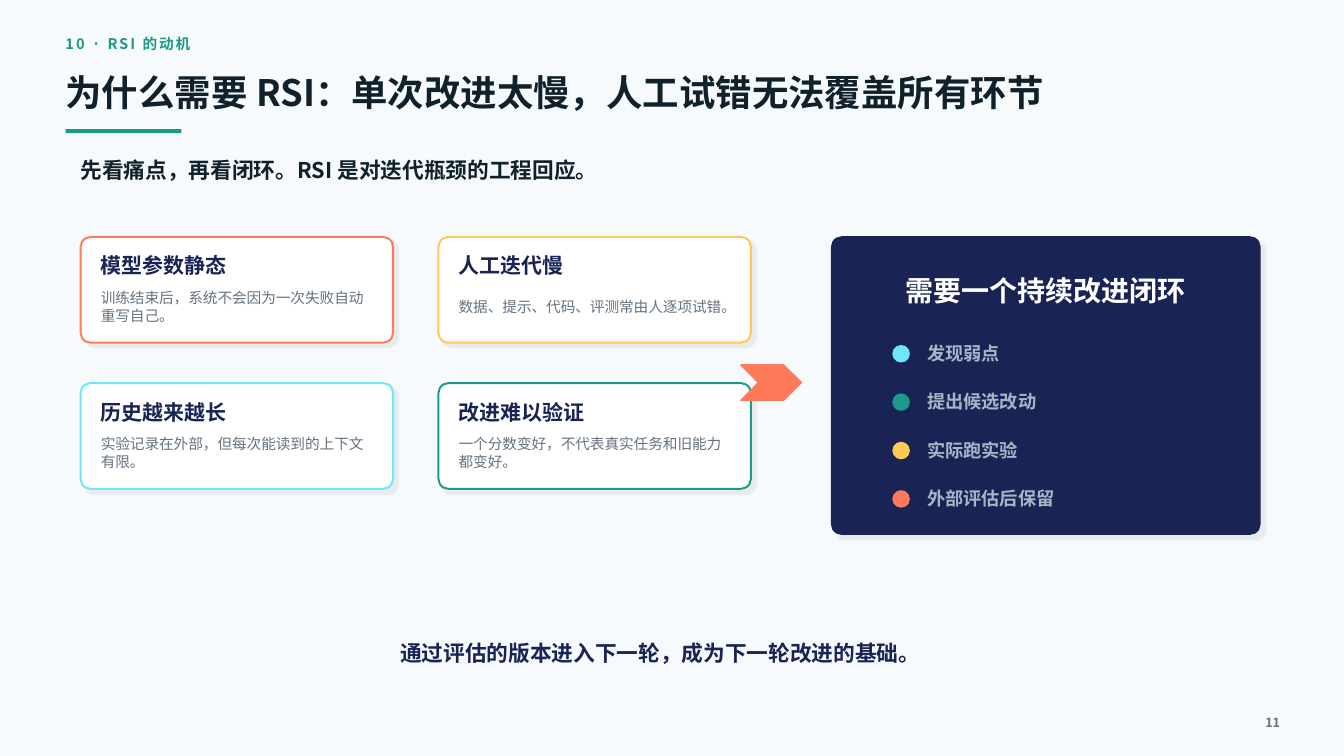
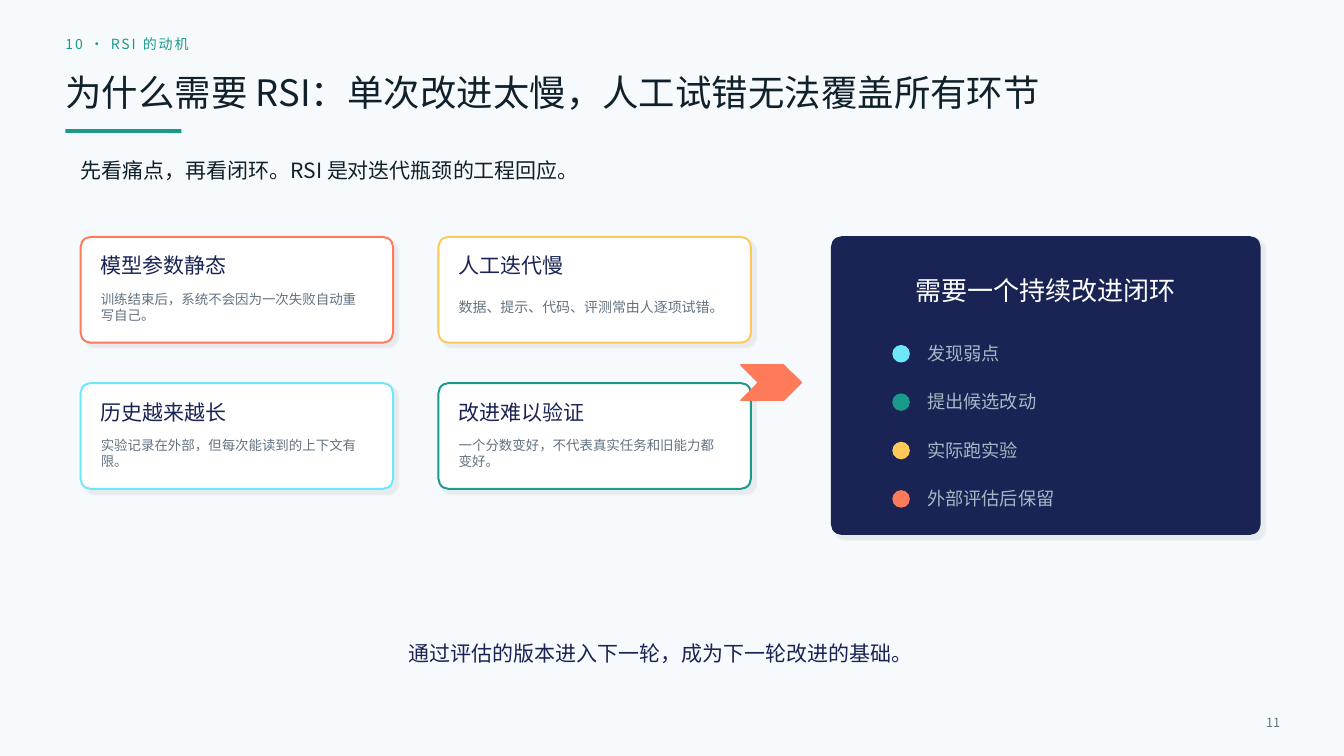
Before and after one commit to ZoMinster/ai-course, a slide deck: slide 11 of ai_from_principles_to_practice.pptx. Drawn at 1344x756 pixels with LibreOffice and Linux fonts; fonts in the diff are those of the drawing. Boxes give left, top, right and bottom in pixels: in the first picture for what was removed or moved away, otherwise in the second. Text is boxed around its words. In the diff, an @@ line names an element or a change of style, - is before the commit and + after.

```diff
--- a/ai_from_principles_to_practice.pptx
+++ b/ai_from_principles_to_practice.pptx
@@ text "10 · RSI 的动机" at (x1=65, y1=37, x2=189, y2=50): size 10.5 to 10 pt, font Noto Sans CJK JP to Noto Sans CJK SC, bold off @@
@@ text "先看痛点，再看闭环。RSI 是对迭代瓶颈的工程回应。" at (x1=81, y1=160, x2=579, y2=180): size 15.5 to 15 pt, font Noto Sans CJK JP to Noto Sans CJK SC, bold off @@
@@ text "数据、提示、代码、评测常由人逐项试错。" at (x1=459, y1=300, x2=724, y2=313): size 10.5 to 10 pt, font Noto Sans CJK JP to Noto Sans CJK SC @@
@@ text "需要一个持续改进闭环" at (x1=916, y1=278, x2=1176, y2=302): size 20 to 18.6 pt, font Noto Sans CJK JP to Noto Sans CJK SC, bold off @@
@@ size 10.5 to 9.6 pt, font Noto Sans CJK JP to Noto Sans CJK SC in 3 elements at (x1=101, y1=292, x2=356, y2=321), (x1=101, y1=438, x2=356, y2=467), (x1=459, y1=438, x2=714, y2=467) @@
@@ text "通过评估的版本进入下一轮，成为下一轮改进的基础。" at (x1=408, y1=643, x2=912, y2=663): size 15.5 to 15 pt, font Noto Sans CJK JP to Noto Sans CJK SC, bold off @@
@@ font Noto Sans CJK JP to Noto Sans CJK SC, bold off in 10 elements at (x1=65, y1=75, x2=1040, y2=110), (x1=101, y1=255, x2=227, y2=275), (x1=459, y1=255, x2=564, y2=275), (x1=101, y1=402, x2=227, y2=422), (x1=459, y1=402, x2=585, y2=422), (x1=927, y1=345, x2=1000, y2=362), (x1=927, y1=392, x2=1036, y2=410), (x1=927, y1=441, x2=1018, y2=459), (x1=927, y1=489, x2=1054, y2=507), (x1=1266, y1=718, x2=1280, y2=727) @@
```
Also in this commit, not shown: 13 other slides changed, 4 slides added, 2 other files.
